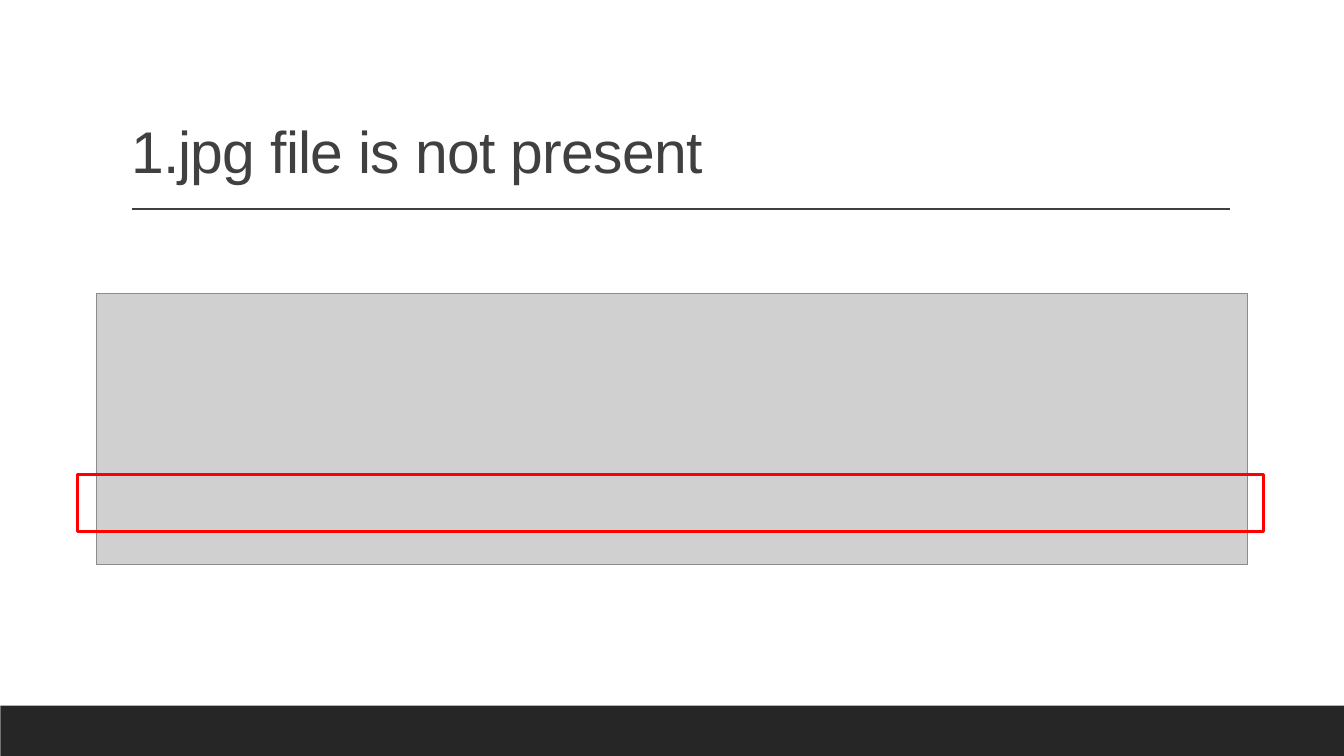
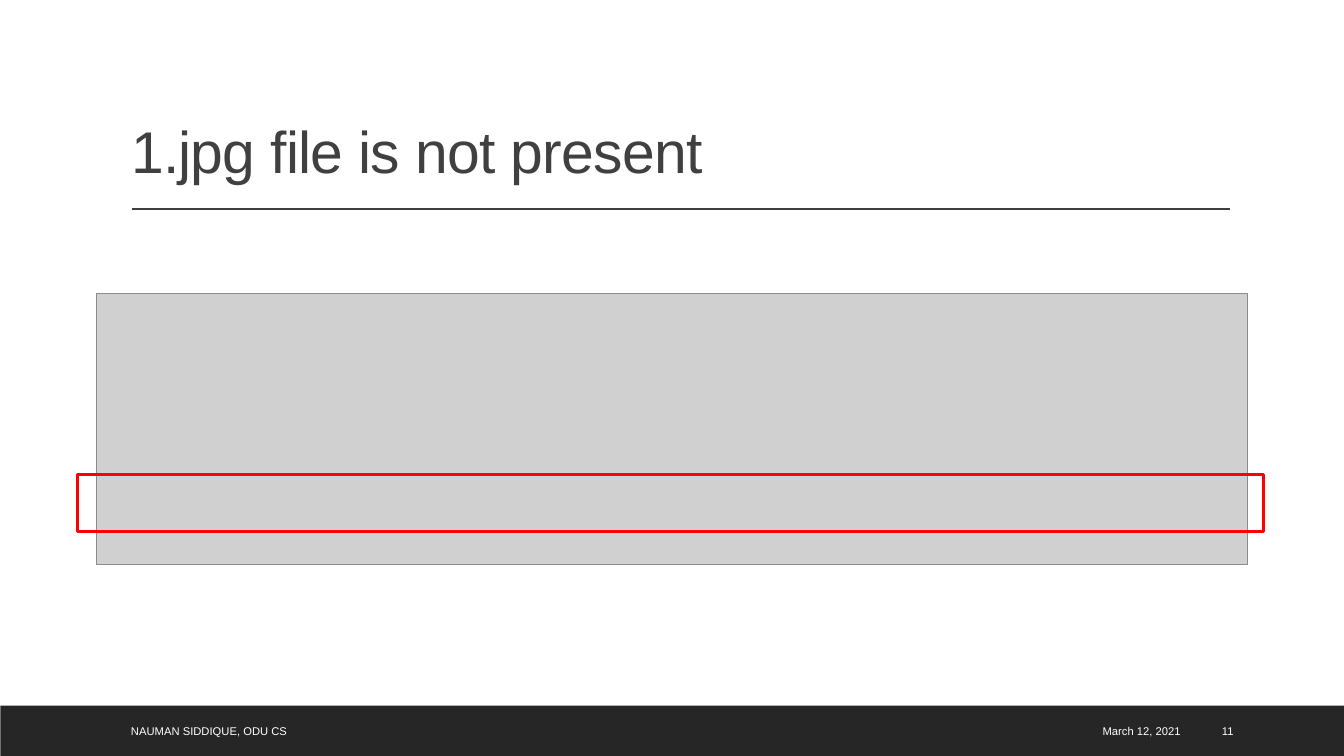
Before and after one commit to isaki001/PiCamUtils, a slide deck: slide 11 of floodDetection/report/Flood Detection using Raspberry Pi.pptx. Drawn at 1344x756 pixels with LibreOffice and Linux fonts; fonts in the diff are those of the drawing; grey boxes stand for pictures. Boxes give left, top, right and bottom in pixels: in the first picture for what was removed or moved away, otherwise in the second. Text is boxed around its words. In the diff, an @@ line names an element or a change of style, - is before the commit and + after.

```diff
--- a/floodDetection/report/Flood Detection using Raspberry Pi.pptx
+++ b/floodDetection/report/Flood Detection using Raspberry Pi.pptx
@@ text added at box(131, 727, 287, 737), 8 pt, text #FFFFFF @@
+NAUMAN SIDDIQUE, ODU CS
@@ text added at box(1103, 727, 1181, 737), 8 pt, text #FFFFFF @@
+March 12, 2021
@@ page number added at box(1222, 727, 1234, 735), 8 pt, text #FFFFFF @@
+11
```
Also in this commit, not shown: 34 other slides changed.
